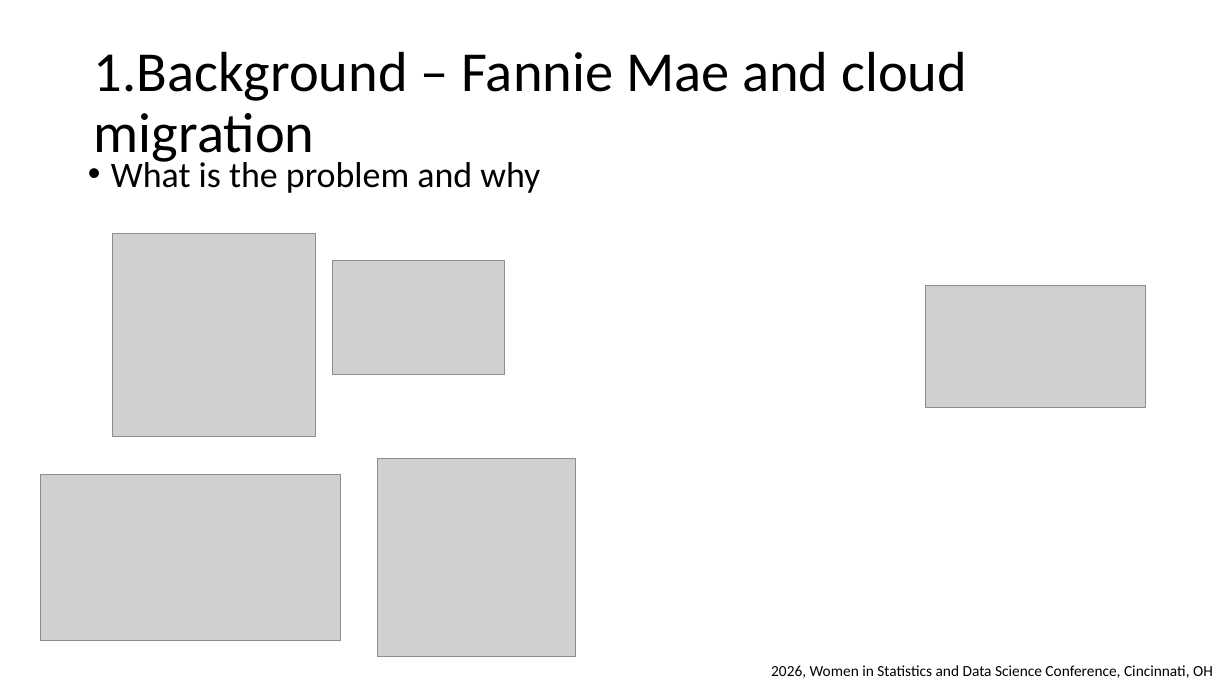
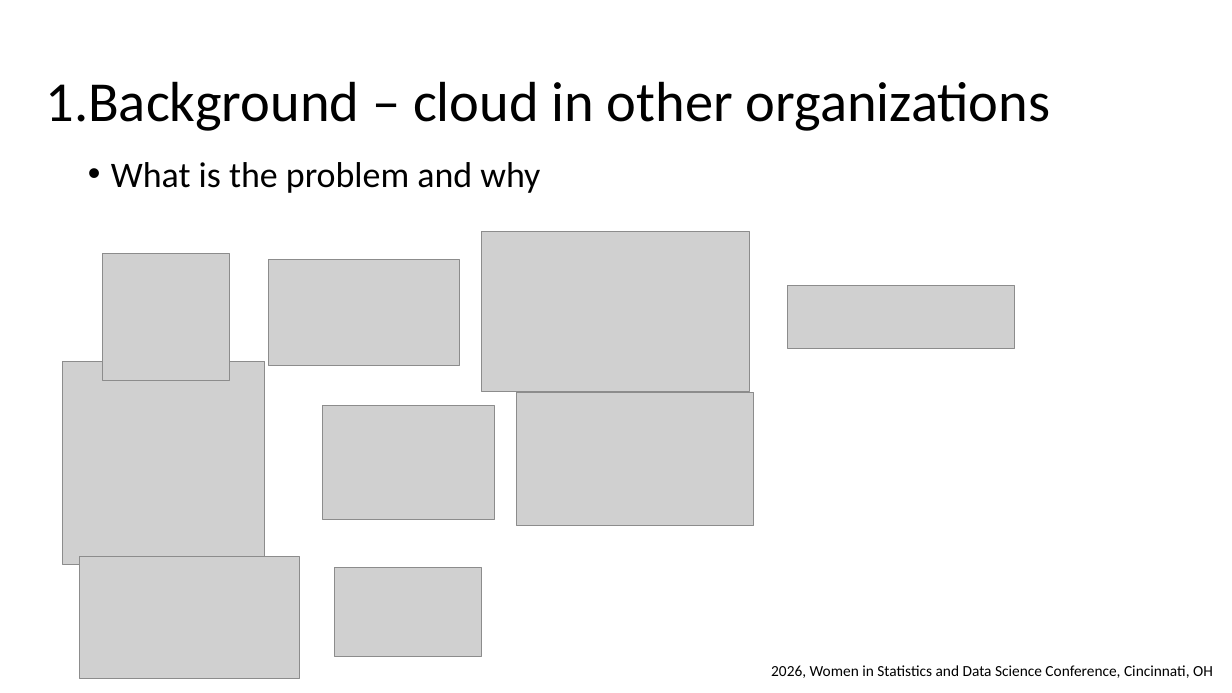
Before and after one commit to wx2123/WSDS-2026-OH, a slide deck: slide 5 of 2026 WSDS - Wujian Xue.pptx (slide 4 before the commit). Drawn at 1232x693 pixels with LibreOffice and Linux fonts; fonts in the diff are those of the drawing; grey boxes stand for pictures. Boxes give left, top, right and bottom in pixels: in the first picture for what was removed or moved away, otherwise in the second. Text is boxed around its words. In the diff, an @@ line names an element or a change of style, - is before the commit and + after.

```diff
--- a/2026 WSDS - Wujian Xue.pptx
+++ b/2026 WSDS - Wujian Xue.pptx
@@ title at (46, 81, 1051, 131): text changed @@
-1.Background – Fannie Mae and cloud migration
+1.Background – cloud in other organizations
@@ picture added at (482, 231, 750, 392) @@
@@ picture: place and size @@
-picture at (378, 458, 576, 656)
+picture at (102, 253, 229, 381)
@@ picture: place and size @@
-picture at (41, 474, 340, 640)
+picture at (269, 260, 459, 366)
@@ picture added at (788, 286, 1015, 349) @@
@@ picture: place and size @@
-picture at (113, 233, 316, 436)
+picture at (62, 361, 265, 565)
@@ picture: place and size @@
-picture at (333, 260, 505, 374)
+picture at (323, 406, 494, 520)
@@ picture added at (517, 392, 754, 526) @@
@@ picture: place and size @@
-picture at (926, 286, 1146, 408)
+picture at (79, 556, 299, 678)
@@ picture added at (335, 568, 482, 656) @@
```
Also in this commit, not shown: 1 other slide changed, 1 other file.
